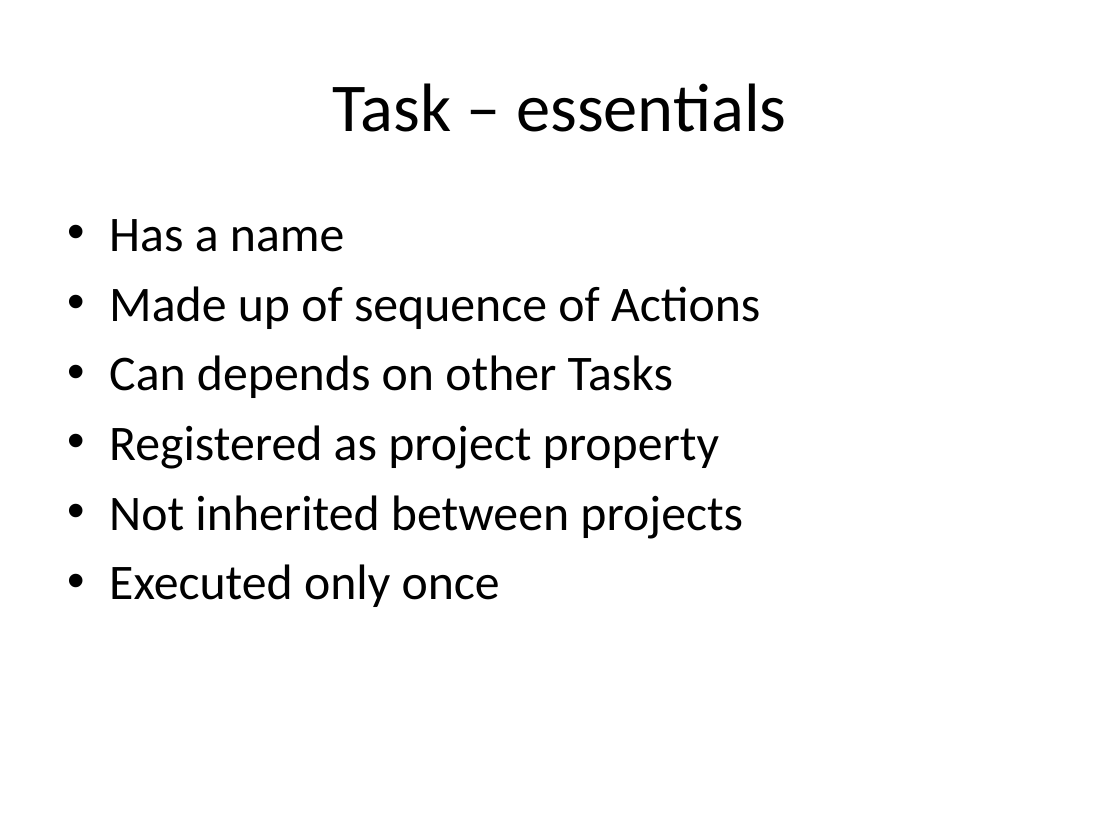
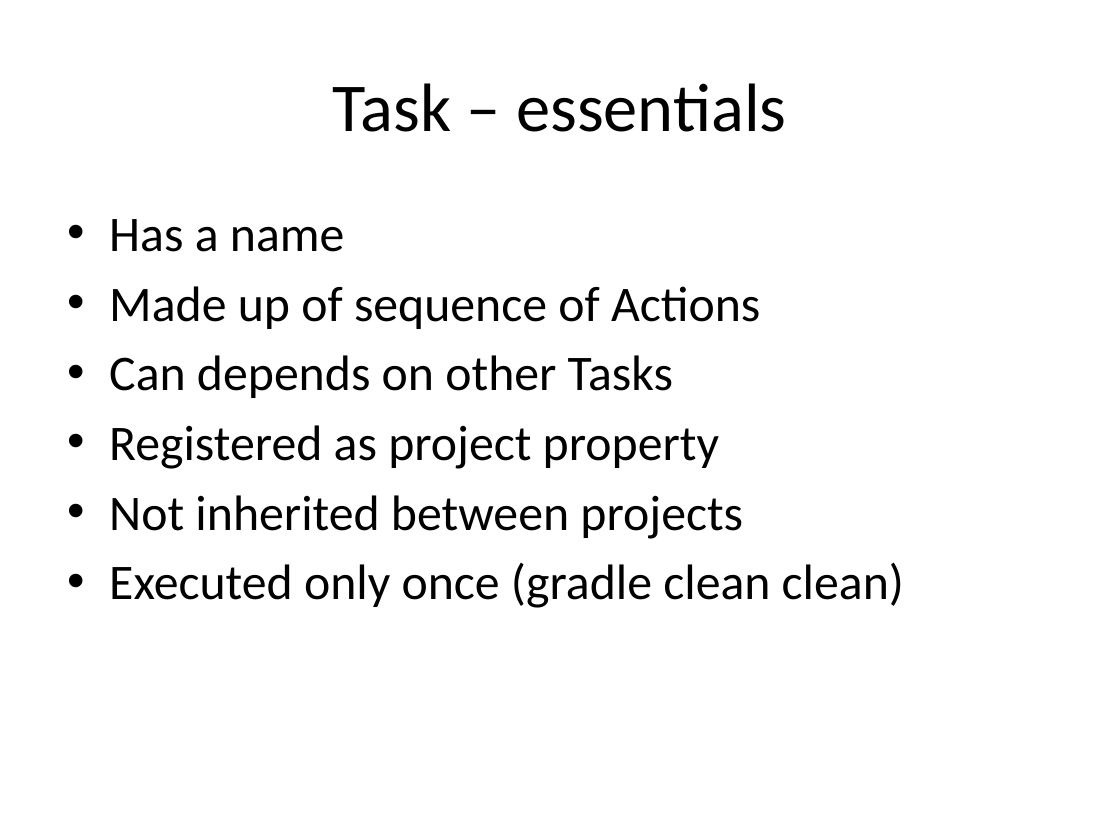
Before and after one commit to alaczynski/gradle-intoducion, a slide deck: slide 15 of Introduction to Gradle.pptx. Drawn at 1120x840 pixels with LibreOffice and Linux fonts; fonts in the diff are those of the drawing. Boxes give left, top, right and bottom in pixels: in the first picture for what was removed or moved away, otherwise in the second. Text is boxed around its words. In the diff, an @@ line names an element or a change of style, - is before the commit and + after.

Commit message:
improve task rules

```diff
--- a/Introduction to Gradle.pptx
+++ b/Introduction to Gradle.pptx
@@ text at [109, 562, 904, 608]: text changed @@
-• Executed only once
+• Executed only once (gradle clean clean)
```
Also in this commit, not shown: 1 other slide changed.
